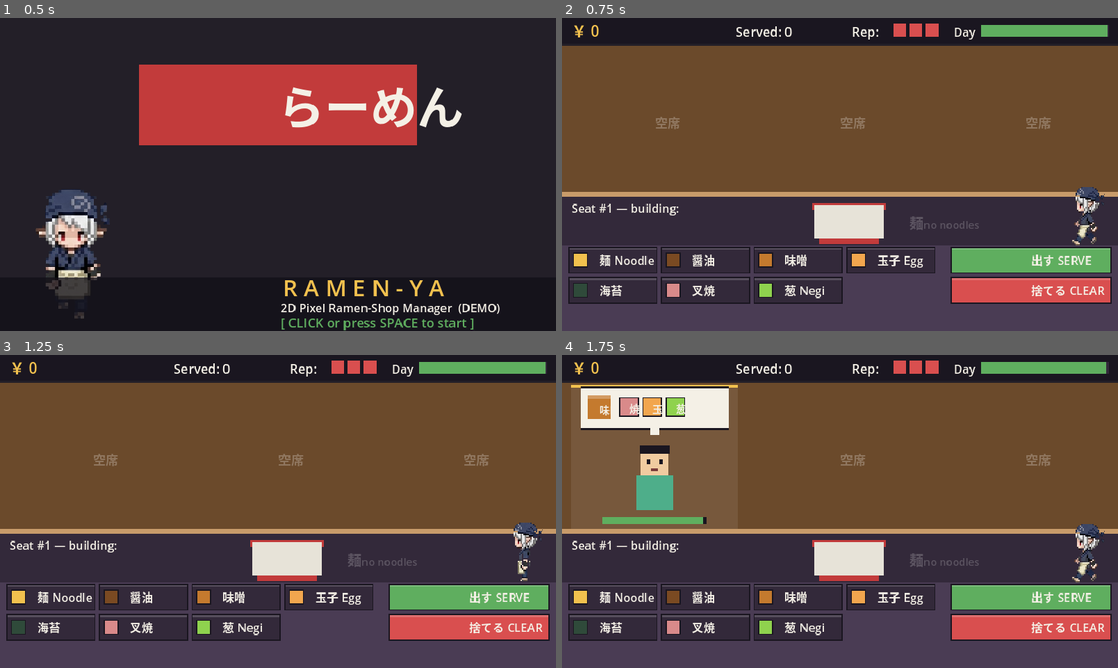
Above: before the commit, frames 1-4 (two rows, left to right).
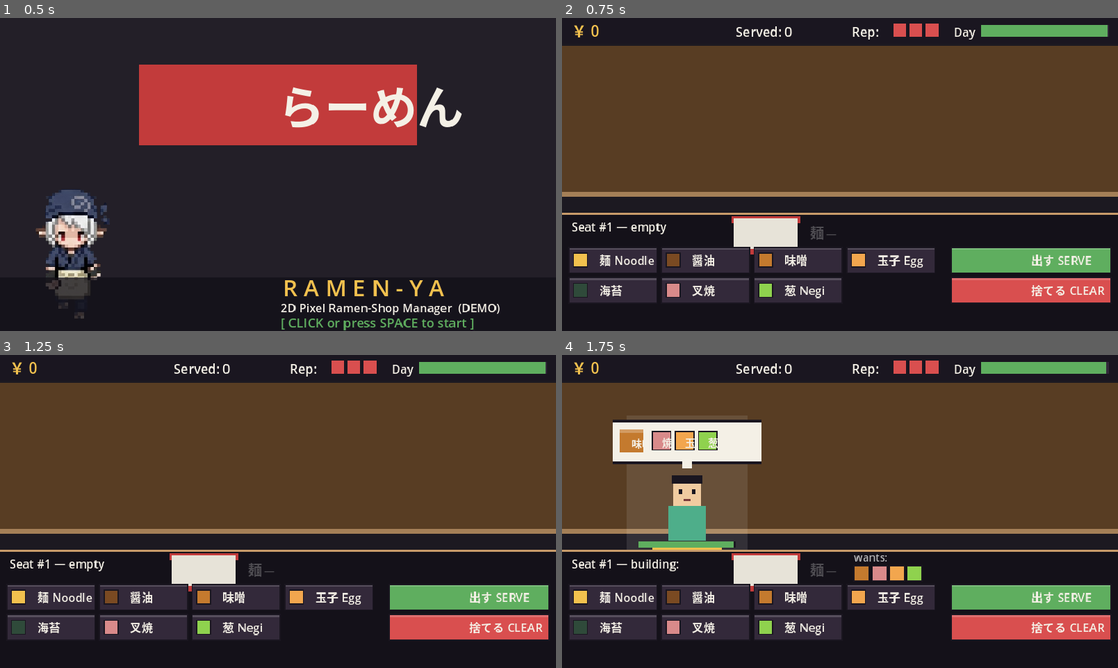
Above: after the commit, the same moments.

Repository: meloalright/ramen-ya
Game: Godot game, scene res://scenes/Main.tscn
The game is run twice, just before and just after one commit, with the same random seed, the same clock (stepped at 60 frames per second) and the same inputs.
Inputs (mouse positions are in pixels of both pictures, inside the frame that each line leads up to):
- Up to frame 1 (0.5 s): no input
- Up to frame 2 (0.75 s): tap Enter at 0.5, 0.6 s; move the mouse to (962, 158) at 0.52 s; click (962, 158) at 0.67 s
- Up to frame 3 (1.25 s): tap Space at 0.77 s
- Up to frame 4 (1.75 s): move the mouse to (728, 527) at 1.27 s; tap R at 1.35 s; click (728, 527) at 1.42 s; tap Space at 1.52 s

Frame 1 is identical in both runs. In frame 2, 30% of the frame differs, in the area x 0-100%, y 31-100%; in frame 3, 30%; in frame 4, 41%, in the area x 0-100%, y 9-100%.

Commit message:
feat: rebuild play screen around the ramen-stall art (option A)
- Ramen-stall art is now the in-game scene backdrop
- Customers reseated at the counter with order bubbles above
- Bottom translucent control panel: bowl-build preview + "wants" order
  reference + ingredient/action buttons
- Updated seat hitboxes; re-verified import / runtime / Web export

Co-Authored-By: Claude Opus 4.8 (1M context) <noreply@anthropic.com>

Diff:
--- a/scripts/Main.gd
+++ b/scripts/Main.gd
@@ -56,7 +56,7 @@
 
 var customers: Array = []            # one entry per seat (or null)
 const SEATS := 3
-var seat_x := [80, 240, 400]
+var seat_x := [108, 240, 372]
 var selected_seat: int = 0
 
 var spawn_timer: float = 1.0
@@ -244,7 +244,7 @@
 
 	# seat selection
 	for i in SEATS:
-		var r := Rect2(seat_x[i] - 70, 24, 140, 126)
+		var r := Rect2(seat_x[i] - 56, 50, 112, 118)
 		if r.has_point(p) and customers[i] != null:
 			selected_seat = i
 			return
@@ -403,21 +403,25 @@
 
 
 func _draw_play() -> void:
-	# --- counter / kitchen backdrop ---
-	draw_rect(Rect2(0, 24, W, 126), COL_WOOD)
-	draw_rect(Rect2(0, 150, W, 4), COL_COUNTER)        # counter top edge
-	draw_rect(Rect2(0, 154, W, 42), COL_PANEL)         # kitchen band
-	draw_rect(Rect2(0, 196, W, 74), COL_PANEL_HI)      # control panel bg
+	# --- ramen-stall art as the scene backdrop ---
+	if stall_tex != null:
+		draw_texture_rect(stall_tex, Rect2(-6, 6, 492, 264), false)
+	else:
+		draw_rect(Rect2(0, 24, W, 126), COL_WOOD)
+		draw_rect(Rect2(0, 150, W, 4), COL_COUNTER)
+	# gentle darken so UI reads over the art
+	draw_rect(Rect2(0, 22, W, 248), Color(0, 0, 0, 0.18))
 
 	# --- seats / customers ---
 	for i in SEATS:
 		_draw_seat(i)
 
-	# --- selected bowl-building area ---
+	# --- bottom control panel (your station) ---
+	draw_rect(Rect2(0, 168, W, 102), Color(0.07, 0.06, 0.09, 0.82))
+	draw_rect(Rect2(0, 168, W, 2), COL_COUNTER)
+
+	# --- current-bowl build area (top of panel) ---
 	_draw_build_area()
-
-	# --- the chef at his station (faces the counter) ---
-	_draw_chef(Vector2(454, 196), 52, CHEF_SIDE)
 
 	# --- buttons ---
 	for b in buttons:
@@ -448,43 +452,42 @@
 
 func _draw_seat(i: int) -> void:
 	var cx: int = seat_x[i]
-	# selection highlight
-	if i == selected_seat and customers[i] != null:
-		draw_rect(Rect2(cx - 72, 26, 144, 124), Color(1, 1, 1, 0.08))
-		draw_rect(Rect2(cx - 72, 26, 144, 2), COL_YELLOW)
-
 	var c = customers[i]
 	if c == null:
-		_text("空席", Vector2(cx, 95), 11, Color(1, 1, 1, 0.25), HORIZONTAL_ALIGNMENT_CENTER)
-		return
+		return
+
+	# selection highlight (under the customer)
+	if i == selected_seat:
+		draw_rect(Rect2(cx - 52, 52, 104, 116), Color(1, 1, 1, 0.10))
+		draw_rect(Rect2(cx - 30, 165, 60, 3), COL_YELLOW)
 
 	# --- customer body (simple pixel figure) ---
-	_draw_customer(Vector2(cx, 96), c.face)
-
-	# --- patience bar ---
-	var pw := 90
+	_draw_customer(Vector2(cx, 122), c.face)
+
+	# --- patience bar (at the customer's place) ---
+	var pw := 84
 	var px: int = cx - pw / 2
-	draw_rect(Rect2(px, 140, pw, 6), COL_INK)
+	draw_rect(Rect2(px, 161, pw, 5), COL_INK)
 	var pf: float = clamp(c.patience / c.max_patience, 0.0, 1.0)
 	var pcol := COL_GREEN
 	if pf < 0.5: pcol = COL_YELLOW
 	if pf < 0.25: pcol = COL_RED
-	draw_rect(Rect2(px, 140, int(pw * pf), 6), pcol)
-
-	# --- order speech bubble ---
-	_draw_order_bubble(Vector2(cx, 30), c)
-
-
-func _draw_order_bubble(top_left_center: Vector2, c: Dictionary) -> void:
-	var bx := int(top_left_center.x) - 64
-	var by := 27
+	draw_rect(Rect2(px, 161, int(pw * pf), 5), pcol)
+
+	# --- order speech bubble (above the customer) ---
+	_draw_order_bubble(Vector2(cx, 56), c)
+
+
+func _draw_order_bubble(anchor: Vector2, c: Dictionary) -> void:
+	var bx := int(anchor.x) - 64
+	var by := int(anchor.y)
 	var bw := 128
 	var bh := 36
 	draw_rect(Rect2(bx, by, bw, bh), COL_WHITE)
 	draw_rect(Rect2(bx, by, bw, 2), COL_INK)
 	draw_rect(Rect2(bx, by + bh, bw, 2), COL_INK)
 	# little tail
-	draw_rect(Rect2(int(top_left_center.x) - 4, by + bh, 8, 6), COL_WHITE)
+	draw_rect(Rect2(int(anchor.x) - 4, by + bh, 8, 6), COL_WHITE)
 
 	# broth swatch
 	draw_rect(Rect2(bx + 6, by + 8, 20, 20), BROTH[c.broth])
@@ -520,13 +523,27 @@
 
 func _draw_build_area() -> void:
 	# label
-	_text("Seat #" + str(selected_seat + 1) + " — building:", Vector2(8, 168), 10, COL_WHITE)
+	var occ: bool = customers[selected_seat] != null
+	_text("Seat #" + str(selected_seat + 1) + (" — building:" if occ else " — empty"),
+		Vector2(8, 184), 10, COL_WHITE)
 	# the bowl preview
-	_draw_bowl(Vector2(248, 176), bowl.broth, bowl.toppings, 1.3)
+	_draw_bowl(Vector2(176, 186), bowl.broth, bowl.toppings, 1.2)
 	# noodles indicator
-	var nood_col := COL_YELLOW if bowl.noodles else Color(1, 1, 1, 0.2)
-	_text("麺", Vector2(300, 182), 12, nood_col)
-	_text(("noodles OK" if bowl.noodles else "no noodles"), Vector2(312, 182), 9, nood_col)
+	var nood_col := COL_YELLOW if bowl.noodles else Color(1, 1, 1, 0.25)
+	_text("麺", Vector2(214, 190), 12, nood_col)
+	_text(("OK" if bowl.noodles else "—"), Vector2(228, 190), 9, nood_col)
+	# compact reference of the selected customer's required order
+	if occ:
+		var c = customers[selected_seat]
+		_text("wants:", Vector2(252, 178), 9, Color(1, 1, 1, 0.7))
+		var ix := 252
+		draw_rect(Rect2(ix, 182, 13, 13), BROTH[c.broth])
+		draw_rect(Rect2(ix, 182, 13, 13), COL_INK, false, 1.0)
+		ix += 16
+		for t in c.toppings:
+			draw_rect(Rect2(ix, 182, 13, 13), TOP[t].col)
+			draw_rect(Rect2(ix, 182, 13, 13), COL_INK, false, 1.0)
+			ix += 15
 
 
 # draws a ramen bowl with given broth key ("" = empty) and toppings list
